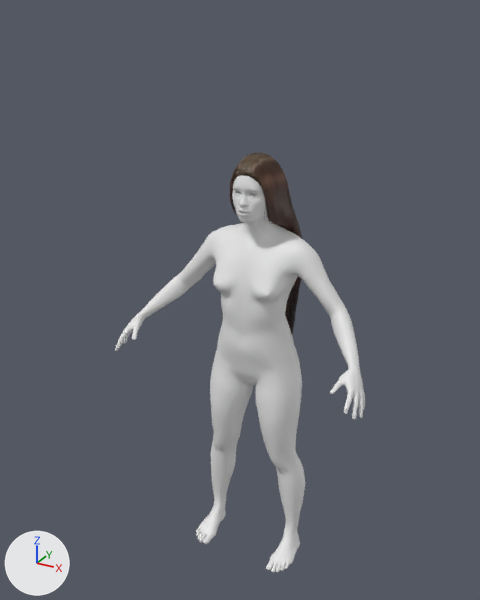
One commit to the glTF model public/modelos/mujer.glb: the scene before it, then after it.
Camera for both pictures: a camera (50 mm lens) standing at (1.003, -1.982, 2.035) and looking at (-0.049, -0.069, 1.079). The lights are fixed; the arrows at lower left show +X, +Y and +Z. The older version comes first. Vertices at exactly the same position are counted once.

In view in the first picture: 'cuerpo', 'pelo'.
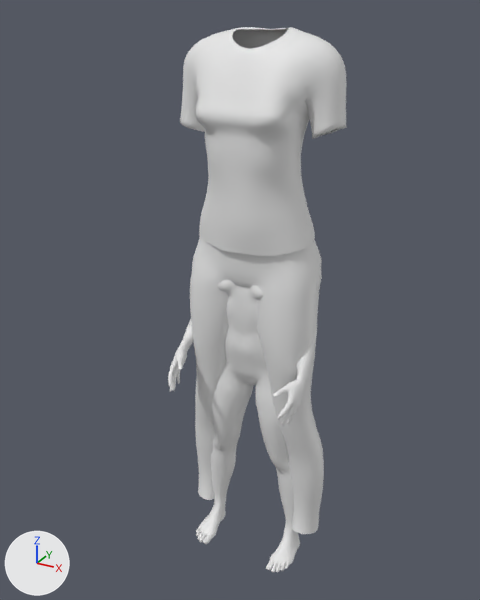
The newer file adds a shape key; the second version is drawn at full value of the shape key 'alto' of 'prenda', and the change is written as the vertex moves it makes.

Patch to the scene script:
```diff
--- a/public/modelos/mujer.glb.py
+++ b/public/modelos/mujer.glb.py
@@ mat_tapado @@
+mat_tapado = principled_material('tapado')
+mat_tapado.base_color = (0.8, 0.8, 0.8)  # white #e7e7e7
@@ mat_piel @@
+mat_piel = principled_material('piel')
+mat_piel.base_color = (0.8, 0.8, 0.8)  # white #e7e7e7
@@ me_base @@
 # used by ob_cuerpo; location = (0.0, 0.0, 0.0)
-me_base.from_pydata(...)  # 13380 vertices, 26756 faces; spans x -0.49..0.49, y -0.29..0.09, z 0.0..1.59
+me_base.from_pydata(...)  # 13380 vertices, 26756 faces; spans x -0.26..0.26, y -0.29..0.09, z 0.0..1.59
+# me_base part 1: 40 vertices moved within x -0.2..0.2, y -0.11..0.04, z 1.17..1.32; 4384 vertices removed from x -0.49..0.49, y -0.29..0.06, z 0.85..1.35; 4384 vertices added at x -0.26..0.26, y -0.29..0.06, z 0.74..1.36
+me_base.materials.append(mat_piel)  # white #e7e7e7
+me_base.materials.append(mat_tapado)  # white #e7e7e7
@@ me_female_casualsuit01 @@
+me_female_casualsuit01.from_pydata(...)  # 2197 vertices, 4236 faces; spans x -0.29..0.29, y -0.2..0.12, z 0.11..1.98
@@ ob_prenda @@
+ob_prenda = bpy.data.objects.new('prenda', me_female_casualsuit01)
+ob_prenda.location = (0.0, 0.0, 0.0)
```

Changed parts and their boxes [x1, y1, x2, y2] in the pictures (480 x 600 px; the box of a moved part takes in the faces that stretch with it):
'prenda', added
    after: [180, 27, 347, 534]
'cuerpo', reshaped
    before: [115, 175, 365, 573]
    after: [168, 280, 317, 573]
part 1 of me_base, moved or reshaped
    before: [115, 223, 365, 420]
    after: [168, 319, 317, 426]
'pelo', unchanged, covered by the edit
    before: [230, 152, 302, 334]
